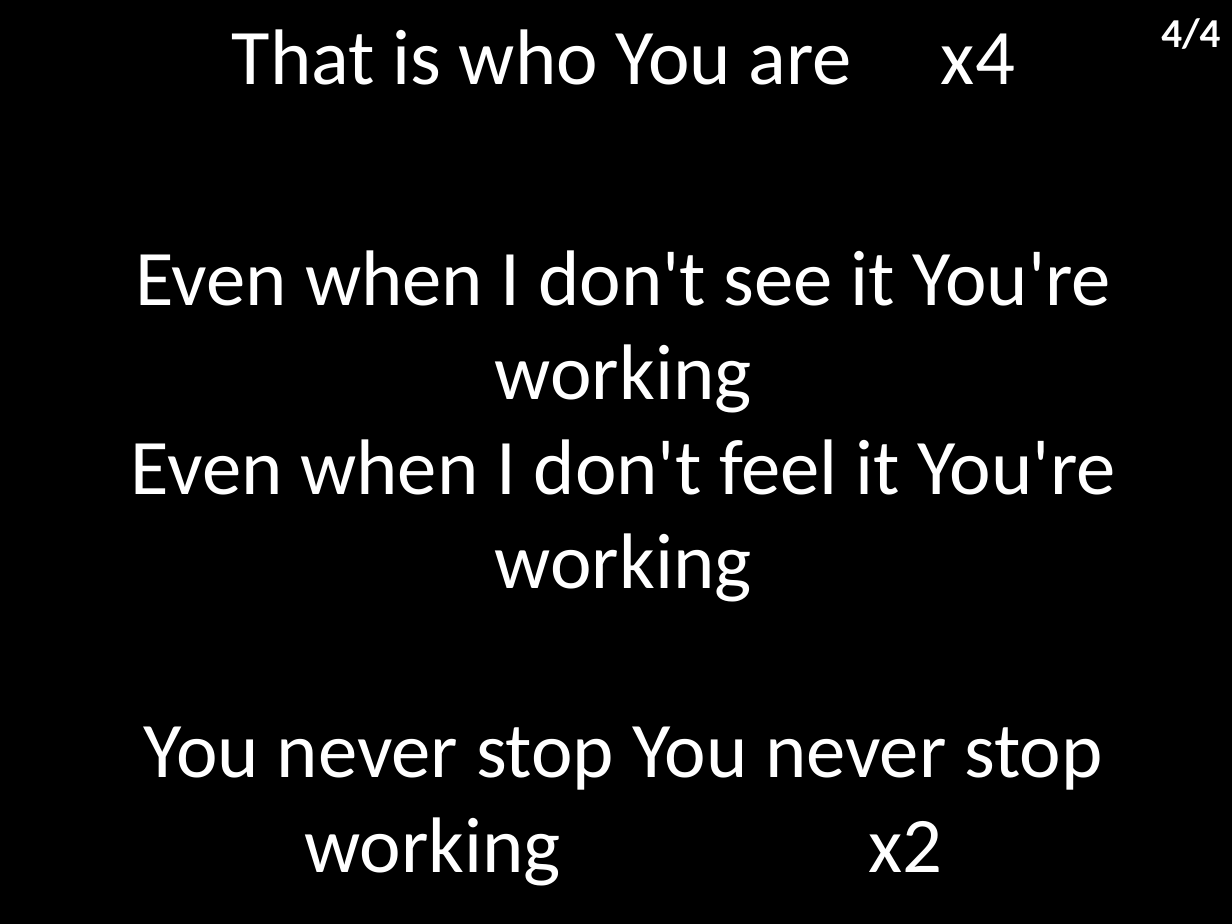
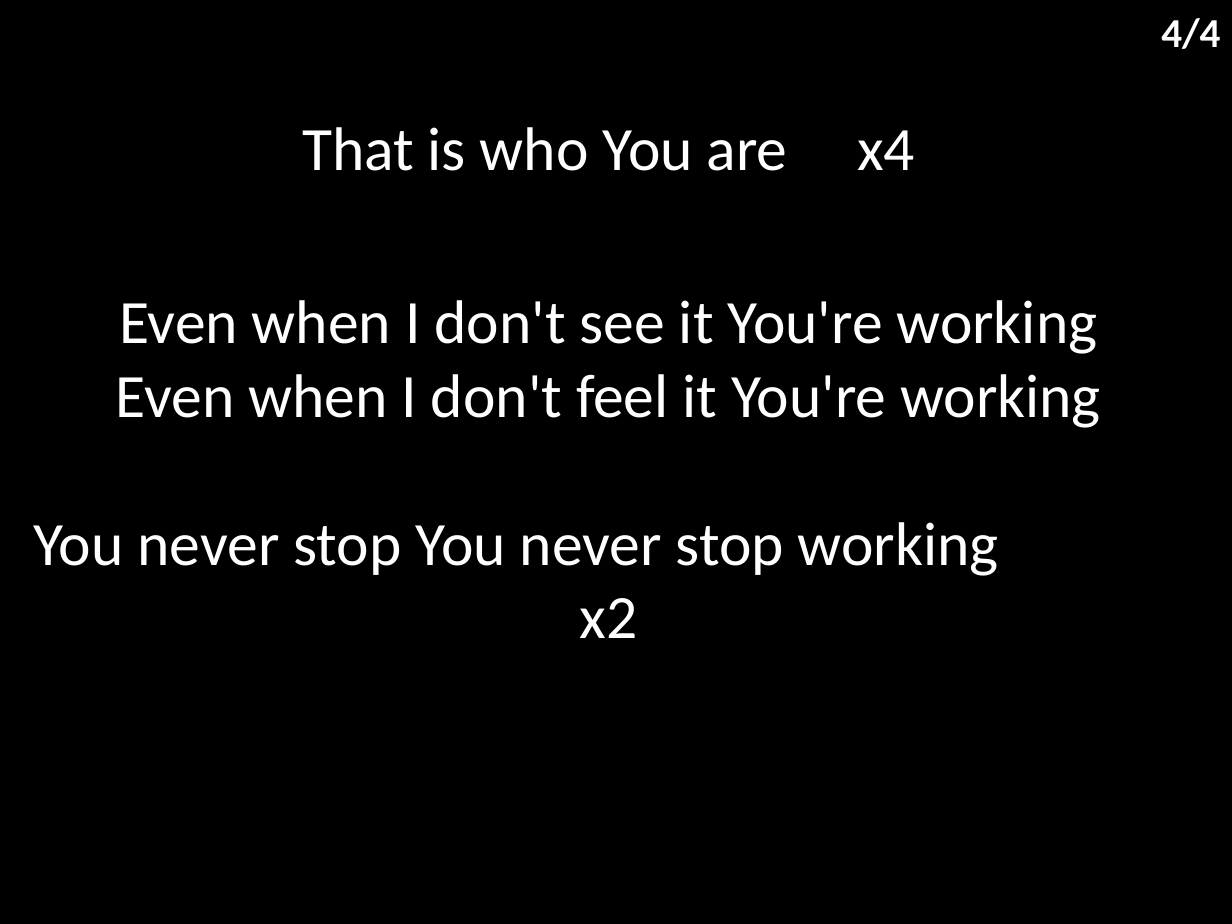
Before and after one commit to hoo-are-ya/worship, a slide deck: slide 5 of docs/songs/way maker.pptx. Drawn at 1232x924 pixels with LibreOffice and Linux fonts; fonts in the diff are those of the drawing. Boxes give left, top, right and bottom in pixels: in the first picture for what was removed or moved away, otherwise in the second. Text is boxed around its words. In the diff, an @@ line names an element or a change of style, - is before the commit and + after.

```diff
--- a/docs/songs/way maker.pptx
+++ b/docs/songs/way maker.pptx
@@ subtitle "That is who You are ...": place and size @@
-subtitle "That is who You are ..." at box(131, 29, 1115, 886)
+subtitle "That is who You are ..." at box(33, 127, 1101, 638)
@@ subtitle "That is who You are ..." at box(33, 127, 1101, 638): size 46 to 36 pt; less space between paragraphs @@
```
Also in this commit, not shown: 3 other slides changed, 8 other files.
